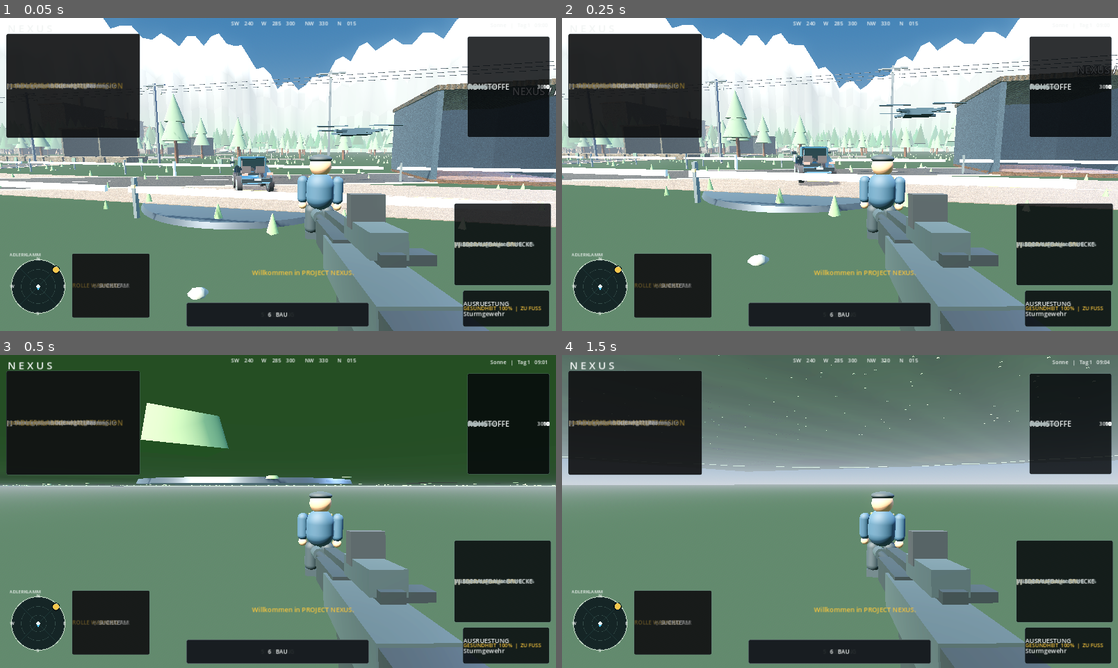
Above: before the commit, frames 1-4 (two rows, left to right).
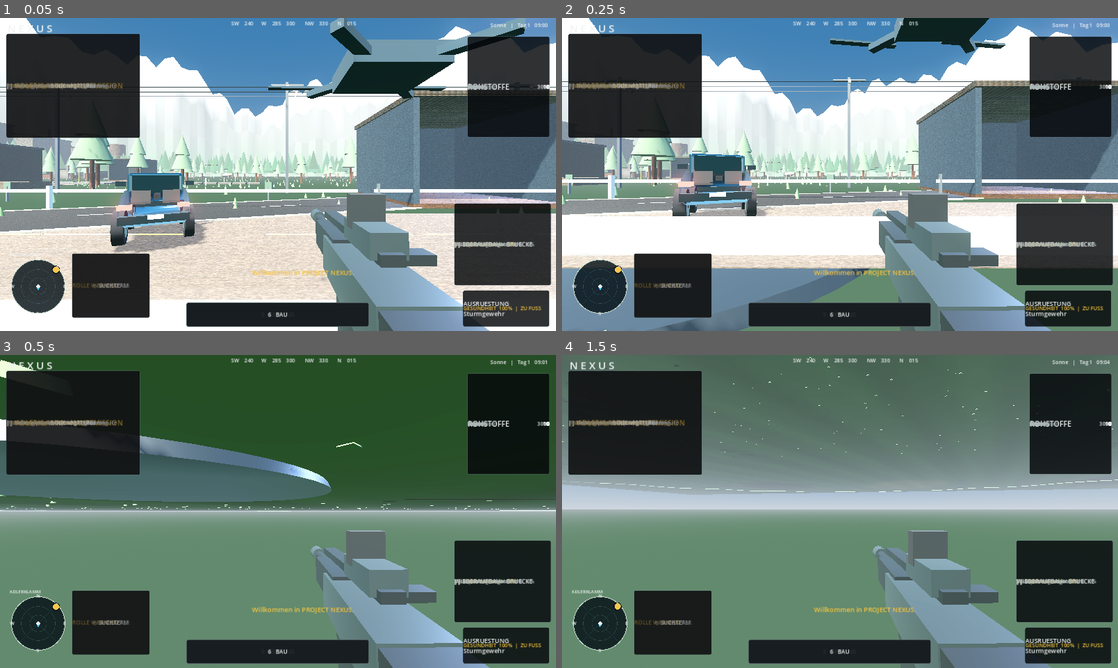
Above: after the commit, the same moments.

Repository: inexxone-art/Nexus-project
Game: Godot game, scene res://scenes/main.tscn
Same seed, same stepped clock (60 frames per second), same inputs: the game is played once before the commit and once after it.
Inputs (mouse positions are in pixels of both pictures, inside the frame that each line leads up to):
- Up to frame 1 (0.05 s): no input
- Up to frame 2 (0.25 s): no input
- Up to frame 3 (0.5 s): no input
- Up to frame 4 (1.5 s): tap Enter at 0.5 s; move the mouse to (867, 511) at 0.52 s; hold W (move_forward) from 0.53 s (still down); tap Q (build_next) at 0.6 s; click (867, 511) at 0.67 s; tap Space (jump) at 0.77 s; move the mouse to (812, 511) at 1.27 s; tap R (build_rotate) at 1.35 s

The runs differ from the first frame. In frame 1, 54% of the frame differs, in the area x 0-100%, y 0-100%; in frame 2, 51%; in frame 3, 19%; in frame 4, 19%.

Commit message:
feat(fps): enter first-person camera for Adlerklamm cinematic HUD

Diff:
--- a/scripts/world.gd
+++ b/scripts/world.gd
@@ -196,6 +196,8 @@
         reference_hud = V36_HUD_SCRIPT.new()
         add_child(reference_hud)
         reference_hud.setup(self)
+        if not player.first_person:
+            player.switch_view()
         # The cinematic HUD replaces the legacy walls of debugging text.
         get_node("HUD").hide()
         nexus_v35.mission_label.hide()
